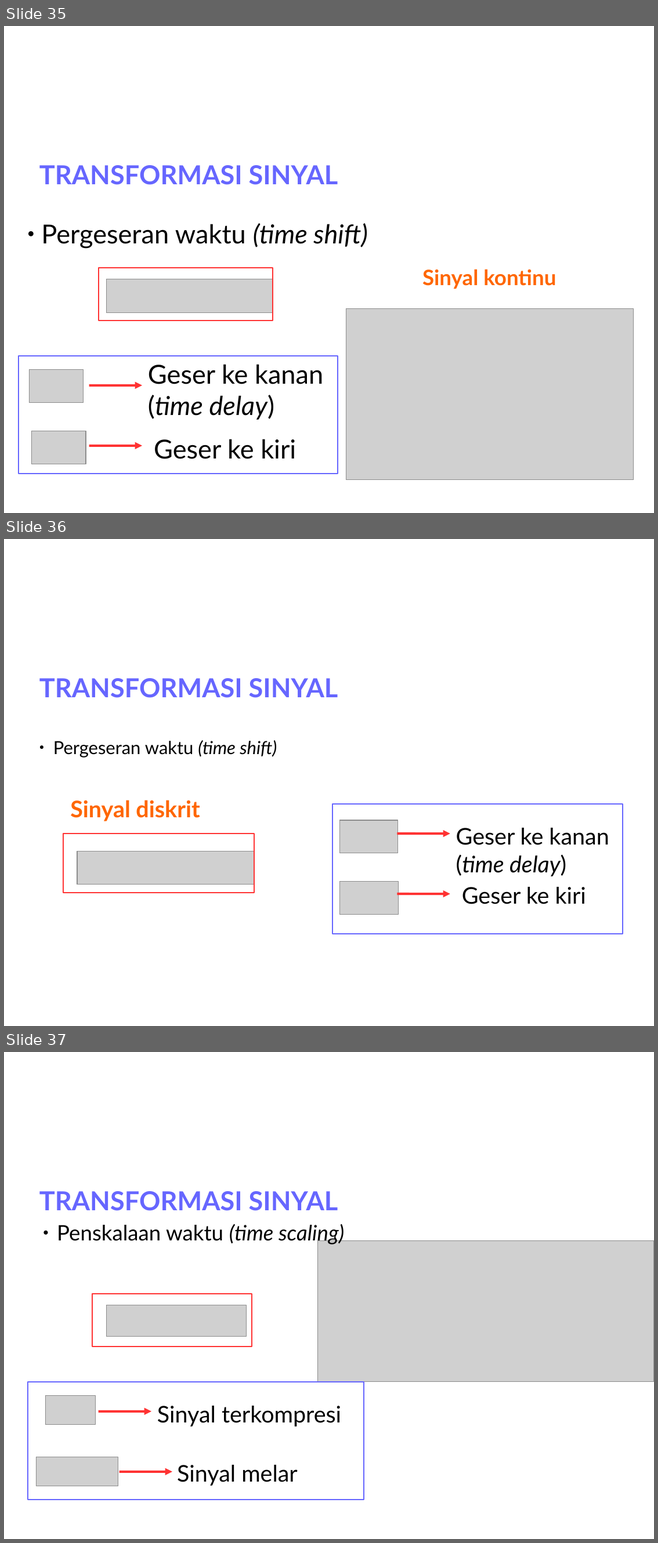
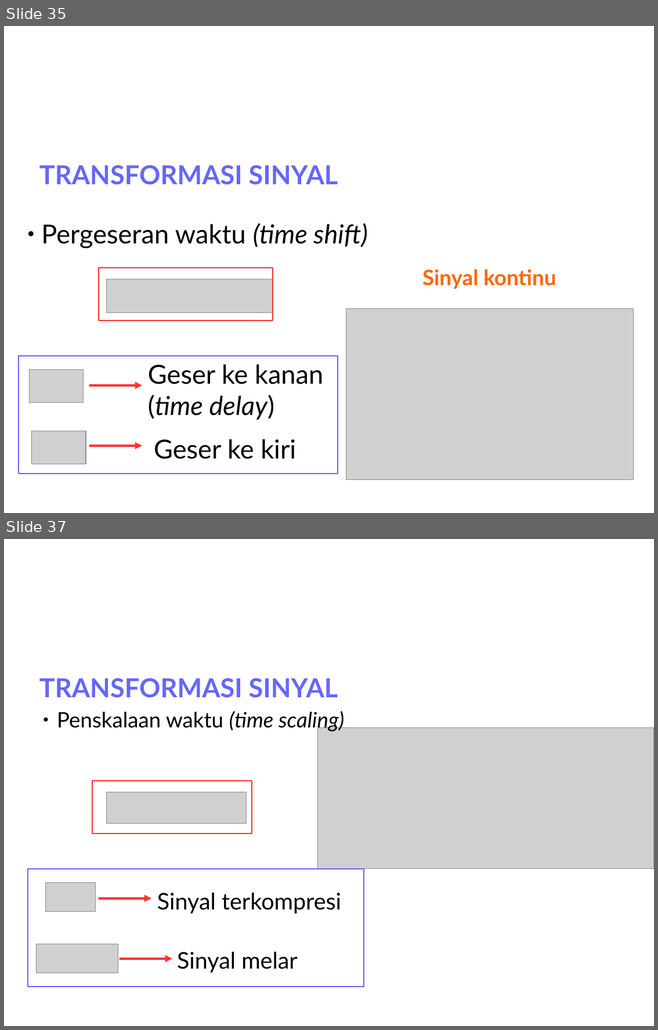
Before and after one commit to bagustris/sinyalsistem, a slide deck: slides/Week1_SinyalSistem.odp. Shown one above the other, each under a label of ours: slides 35, 36 and 37 before the commit, slides 35 and 37 after it; the slides between them are not shown. The pictures are 658x1543 and 658x1030 pixels, drawn with LibreOffice and Linux fonts; fonts in the diff are those of the drawing; grey boxes stand for pictures; background and template pictures are left out. Boxes give left, top, right and bottom in pixels: in the first picture for what was removed or moved away, otherwise in the second. Text is boxed around its words. In the diff, an @@ line names an element or a change of style, - is before the commit and + after.

```diff
--- a/slides/Week1_SinyalSistem.odp
+++ b/slides/Week1_SinyalSistem.odp
@@ slide 36 removed at [4,539,654,1026], background #FFFFFF @@
@@ title removed at [36,558,489,638] @@
-Sinyal & sistem
@@ text removed at [39,678,338,698] @@
-TRANSFORMASI SINYAL
@@ text removed at [53,740,277,758] @@
-● Pergeseran waktu (time shift)
@@ text removed at [70,800,199,821] @@
-Sinyal diskrit
@@ rectangle removed at [332,804,622,934] @@
@@ rectangle removed at [63,834,254,893] @@
@@ picture removed at [339,820,398,853] @@
@@ arrow removed from (397, 834) to (450, 834) @@
@@ text removed at [456,828,608,877] @@
-Geser ke kanan
-(time delay)
@@ picture removed at [77,852,254,885] @@
@@ picture removed at [339,881,398,914] @@
@@ arrow removed from (397, 894) to (450, 894) @@
@@ text removed at [462,887,586,904] @@
-Geser ke kiri
```
Also in this commit, not shown: 11 slides changed, 8 slides added, 2 other files.
